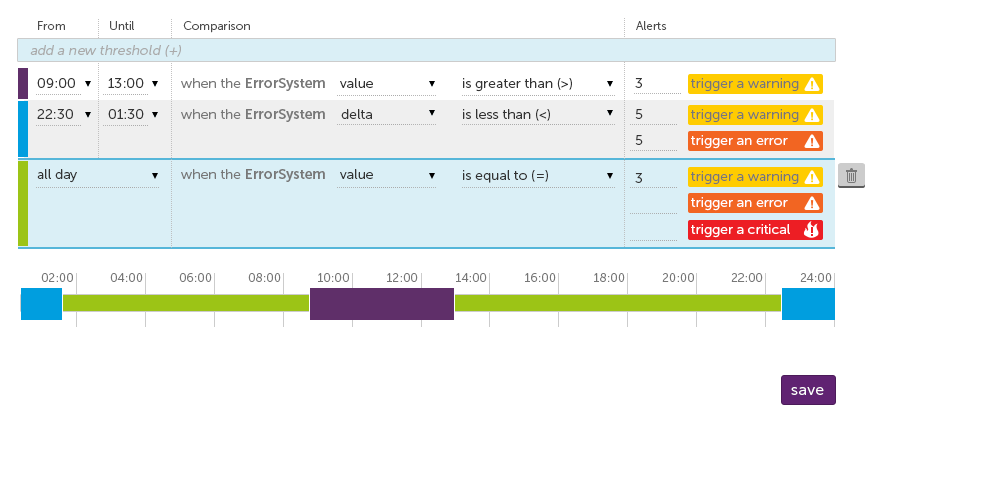
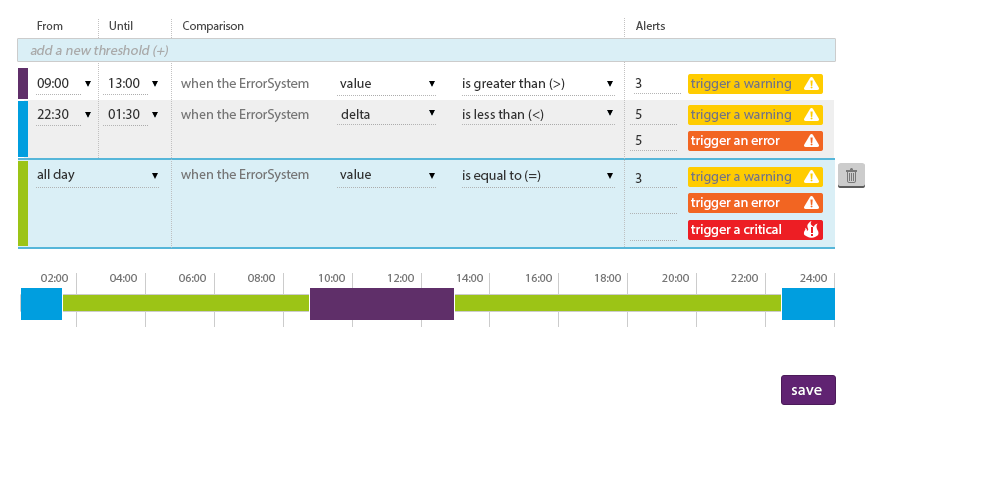
Revision of a layered 1000 x 500 image; what changed, layer by layer:
painted on "08:00" (2nd of 2, in "time chart" › "x-axis labels" › "text") over (248, 273, 281, 282)
painted on "add a new threshold (+)" over (30, 45, 181, 57)
painted on "trigger a warning" (1st of 3, in "table" › "row 1" › "alert 1") over (691, 78, 799, 92)
painted on "when the ErrorSystem" (1st of 3, in "table" › "row 1" › "comparison") over (181, 78, 325, 92)
painted on "value" (1st of 2, in "table" › "row 1" › "comparison") over (340, 78, 373, 88)
painted on "is greater than (>)" over (463, 78, 572, 92)
painted on "13:00" over (108, 78, 144, 88)
painted on "09:00" over (37, 78, 75, 88)
painted on "is less than (<)" over (463, 109, 550, 121)
painted on "delta" over (341, 109, 372, 119)
painted on "when the ErrorSystem" (2nd of 3, in "table" › "row 2" › "comparison") over (181, 109, 325, 123)
painted on "trigger a warning" (2nd of 3, in "table" › "row 2" › "alert 1") over (691, 109, 799, 123)
painted on "trigger an error" (1st of 2, in "table" › "row 2" › "alert 2") over (691, 135, 788, 149)
painted on "01:30" over (108, 109, 144, 119)
painted on "22:30" over (37, 109, 73, 119)
painted on "value" (2nd of 2, in "table" › "row 3" › "comparison") over (340, 169, 373, 179)
painted on "is equal to (=)" (2nd of 2, in "table" › "row 3" › "comparison") over (463, 170, 548, 183)
painted on "when the ErrorSystem" (3rd of 3, in "table" › "row 3" › "comparison") over (181, 169, 325, 183)
painted on "trigger a warning" (3rd of 3, in "table" › "row 3" › "alert 1") over (691, 171, 799, 185)
painted on "trigger an error" (2nd of 2, in "table" › "row 3" › "alert 2") over (691, 197, 788, 211)
painted on "trigger a critical" over (691, 224, 790, 238)
painted on "all day" (3rd of 3, in "table" › "row 3" › "time") over (37, 169, 77, 183)
painted on "Comparison" over (183, 21, 250, 33)
…and 24 more changes (24 painted)
